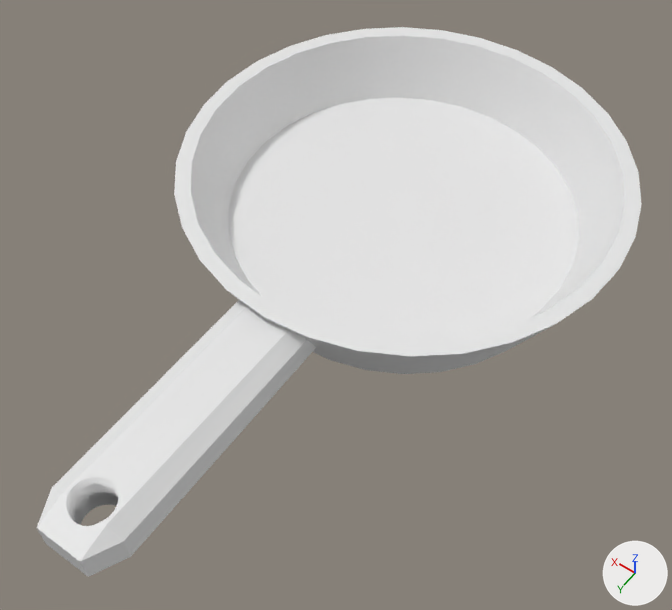
One commit to the Blender file pan.blend: the scene before it, then after it.
Camera for both pictures: a 50 mm camera at (-9.23, 16.2, 19.61) aimed at (-0.47, 3.93, 0.33). Every picture has the same lights, and +X, +Y and +Z are marked at lower right. The older version comes first.
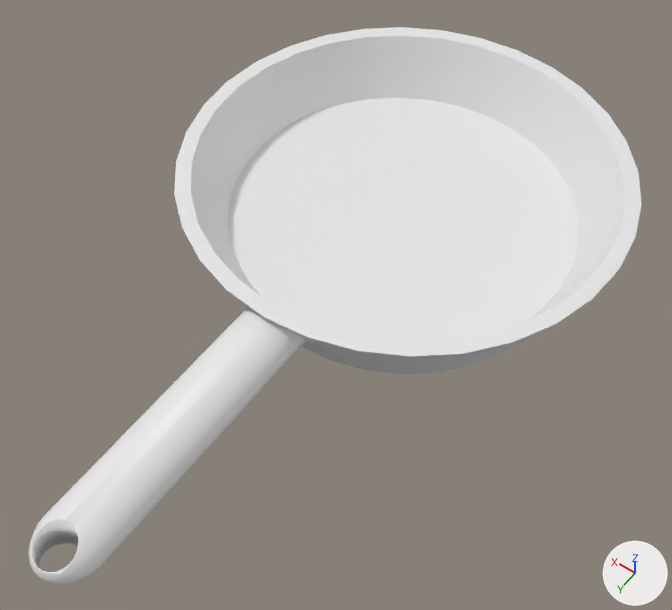
ob_cylinder_001 is not drawn itself; it is used by a modifier of ob_cube.

Location of each change, [x1, y1, x2, y2] in pixels of the pictures (672 x 610 px):
'Cube', hidden: before [37, 300, 316, 577]
'Sphere', added: after [29, 307, 305, 584]

Edits to the bpy script that builds the scene:
```text
Add me_sphere_001:
    me_sphere_001.from_pydata(...)  # 259 vertices, 256 faces; spans x -1.0..1.0, y -3.29..4.01, z -1.0..1.0
    me_sphere_001.polygons.foreach_set('use_smooth', [True] * 256)
Change ob_cube:
    add ob_cube.hide_set(True)
Change ob_cylinder_001:
    ob_cylinder_001.location: (0.0, 12.01, 1.672) -> (0.0, 13.13, 1.672)
    ob_cylinder_001.scale: (0.542, 0.542, 1.77) -> (0.499, 0.499, 1.63)
Add ob_sphere:
    ob_sphere = bpy.data.objects.new('Sphere', me_sphere_001)
    ob_sphere.location = (0.0, 10.04, 1.16)
    ob_sphere.rotation_euler = (3.142, 0.0, 0.0)  # degrees (180, 0, 0)
    ob_sphere.scale = (0.854, 1.13, 0.636)
    _m = ob_sphere.modifiers.new('Boolean', 'BOOLEAN')
    _m.object = ob_cylinder_001
```
